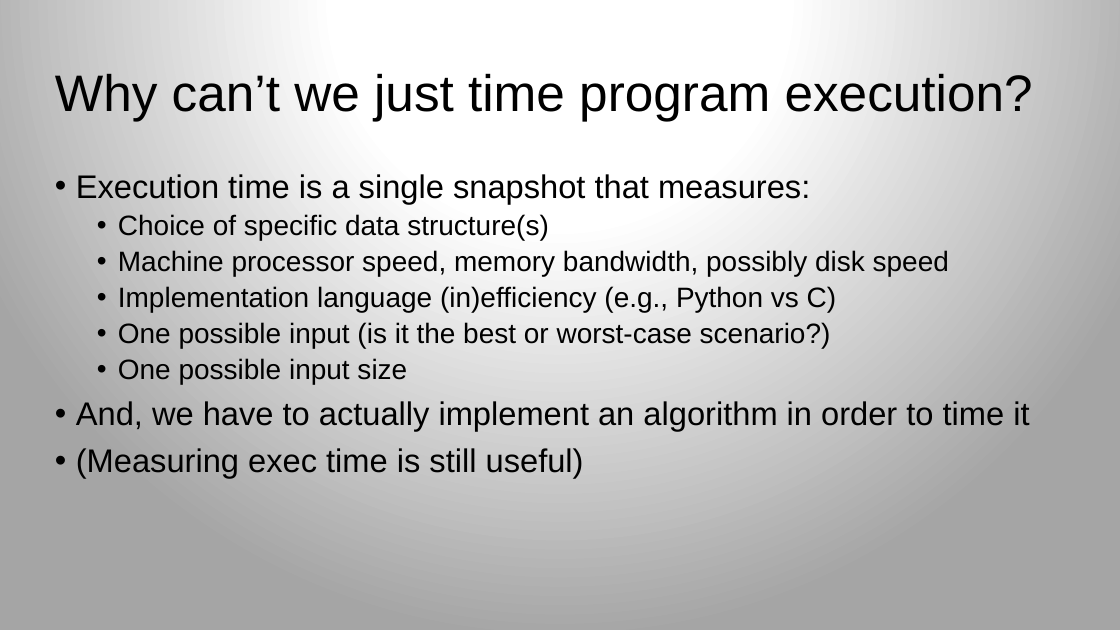
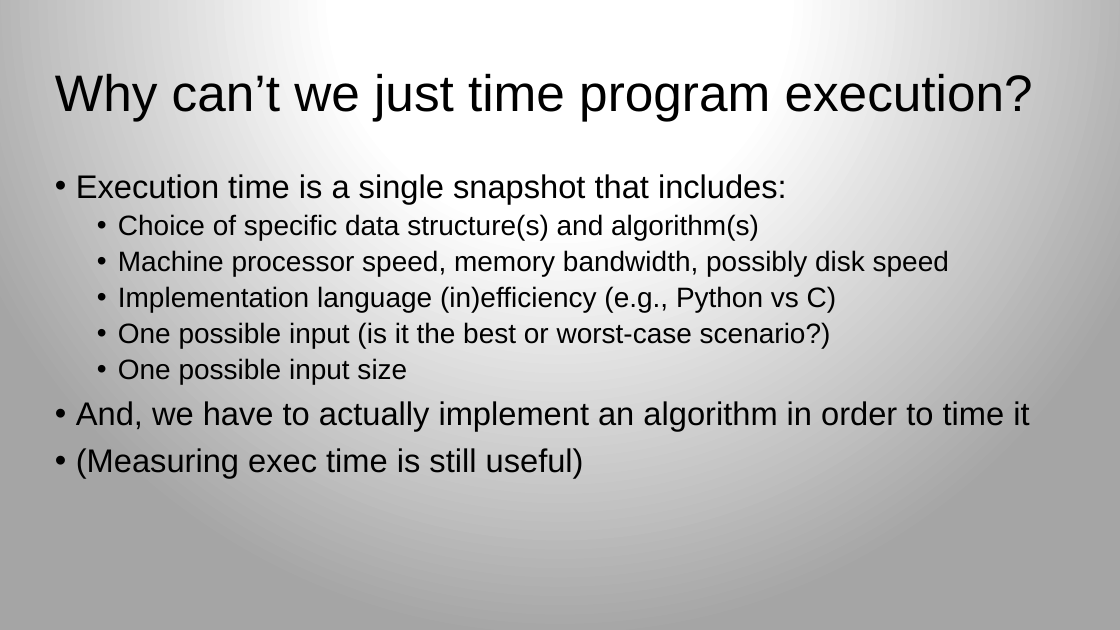
Before and after one commit to parrt/msds689, a slide deck: slide 3 of notes/complexity.pptx. Drawn at 1120x630 pixels with LibreOffice and Linux fonts; fonts in the diff are those of the drawing; background and template pictures are left out. Boxes give left, top, right and bottom in pixels: in the first picture for what was removed or moved away, otherwise in the second. Text is boxed around its words. In the diff, an @@ line names an element or a change of style, - is before the commit and + after.

```diff
--- a/notes/complexity.pptx
+++ b/notes/complexity.pptx
@@ text at [76,174,787,240]: text changed; size 28 to 24 pt @@
-• Execution time is a single snapshot that measures:
-  • Choice of specific data structure(s)
+• Execution time is a single snapshot that includes:
+  • Choice of specific data structure(s) and algorithm(s)
```
Also in this commit, not shown: 9 other slides changed, 2 slides added, 6 other files.
